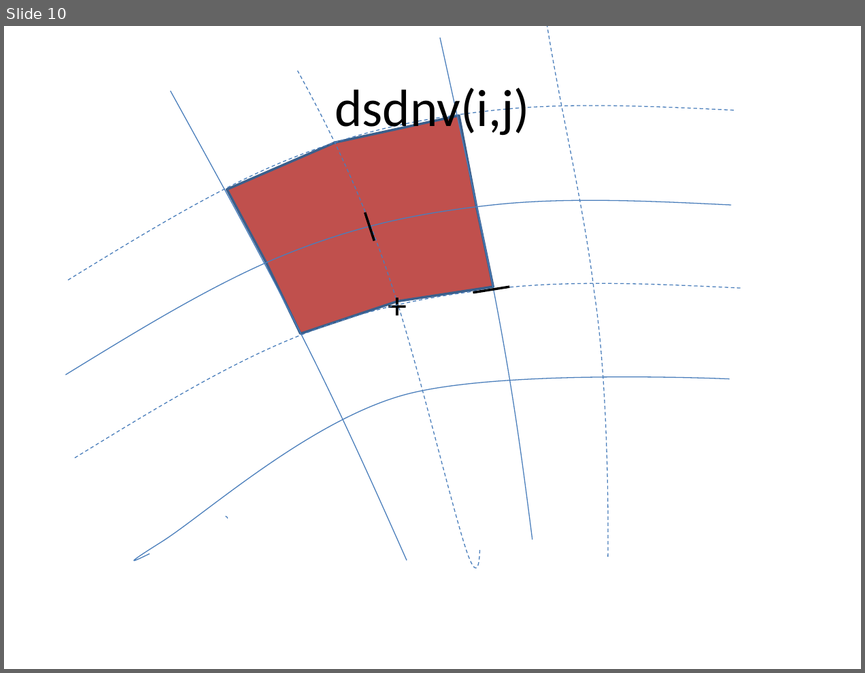
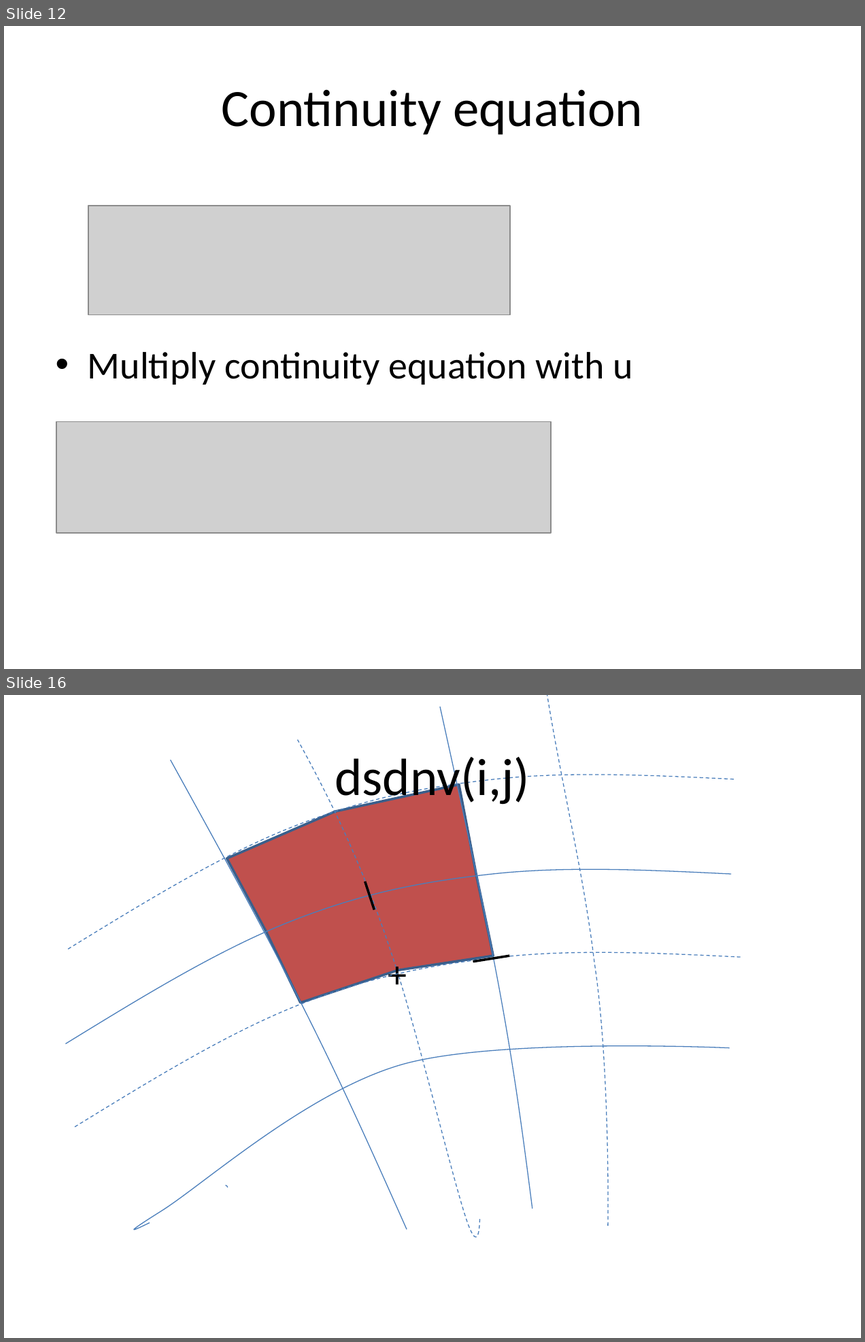
Before and after one commit to openearth/xbeach, a slide deck: doc/curvilinear grid properties.pptx. Shown one above the other, each under a label of ours: slide 10 before the commit, slides 12 and 16 after it; the slides between them are not shown. The pictures are 865x673 and 865x1342 pixels, drawn with LibreOffice and Linux fonts; fonts in the diff are those of the drawing; grey boxes stand for pictures. Boxes give left, top, right and bottom in pixels: in the first picture for what was removed or moved away, otherwise in the second. Text is boxed around its words. In the diff, an @@ line names an element or a change of style, - is before the commit and + after.

```diff
--- a/doc/curvilinear grid properties.pptx
+++ b/doc/curvilinear grid properties.pptx
@@ slide 12 added at [4, 26, 861, 669], background #FFFFFF @@
@@ title added at [222, 89, 643, 135], 44 pt, text #000000 @@
+Continuity equation
@@ picture added at [88, 206, 509, 315] @@
@@ text added at [88, 352, 632, 384], 32 pt, text #000000 @@
+• Multiply continuity equation with u
@@ picture added at [56, 422, 551, 533] @@
@@ what was slide 10 is now slide 16 @@
```
Also in this commit, not shown: 8 slides changed, 6 other slides added, 1 slide removed.
